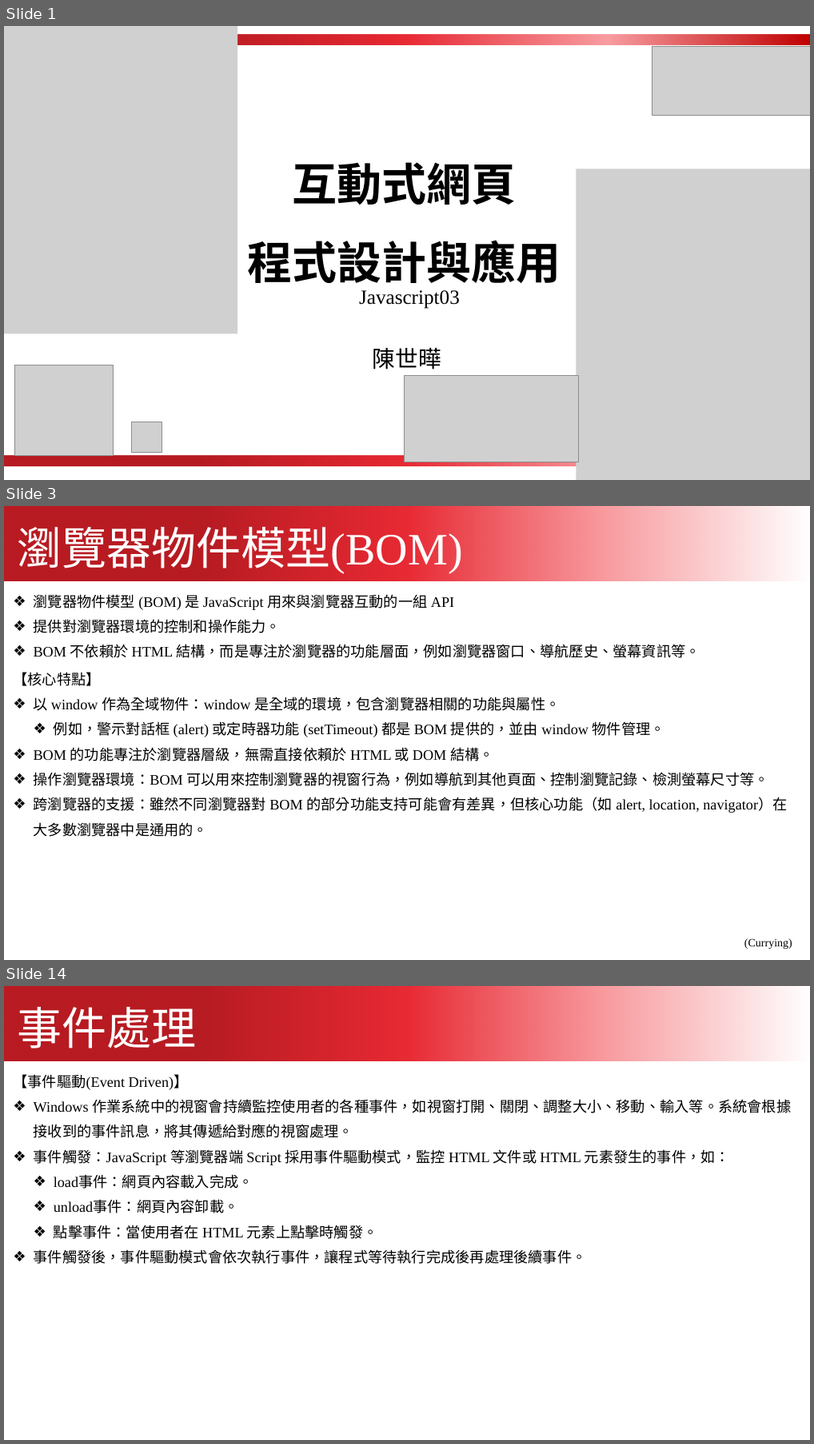
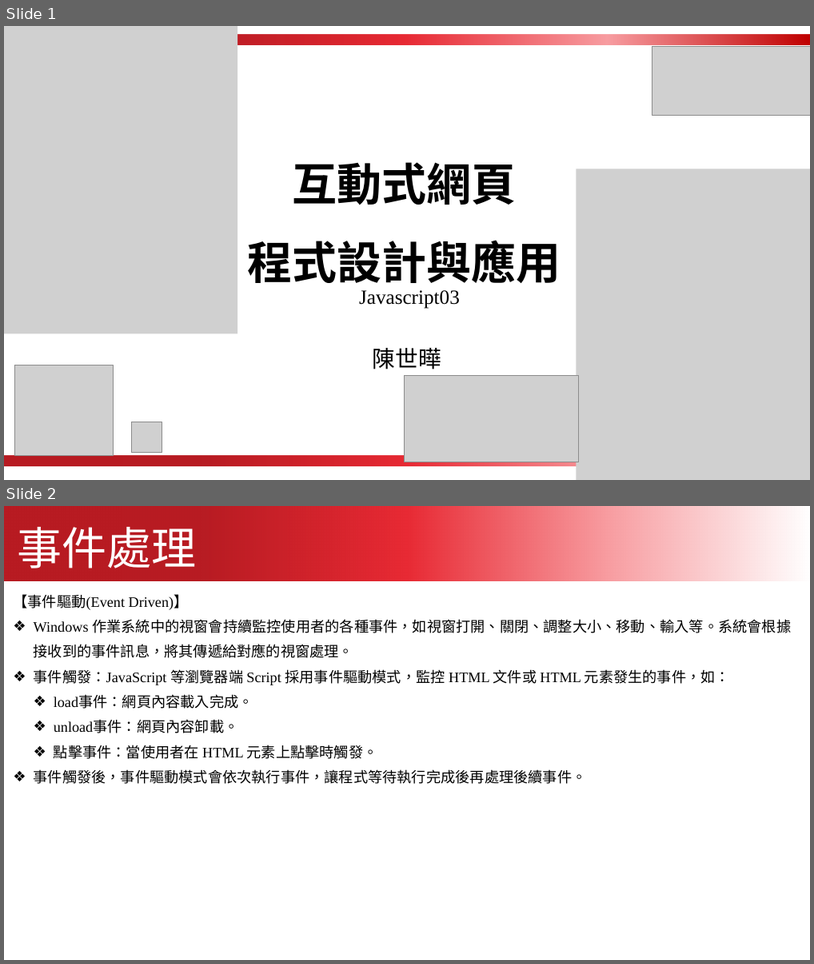
Before and after one commit to kcwc1029/blog-web, a slide deck: JavaScript/javascript_03.pptx. Shown one above the other, each under a label of ours: slides 1, 3 and 14 before the commit, slides 1 and 2 after it; the slides between them are not shown. The pictures are 814x1444 and 814x964 pixels, drawn with LibreOffice and Linux fonts; fonts in the diff are those of the drawing; grey boxes stand for pictures. Boxes give left, top, right and bottom in pixels: in the first picture for what was removed or moved away, otherwise in the second. Text is boxed around its words. In the diff, an @@ line names an element or a change of style, - is before the commit and + after.

```diff
--- a/JavaScript/javascript_03.pptx
+++ b/JavaScript/javascript_03.pptx
@@ slide 3 removed at <box>4,506,810,960</box>, background #FFFFFF @@
@@ freeform shape removed at <box>4,506,810,580</box> @@
@@ text removed at <box>18,527,463,574</box> @@
-瀏覽器物件模型(BOM)
@@ text removed at <box>34,594,700,658</box> @@
-❖ 瀏覽器物件模型 (BOM) 是 JavaScript 用來與瀏覽器互動的一組 API
-❖ 提供對瀏覽器環境的控制和操作能力。
-❖ BOM 不依賴於 HTML 結構，而是專注於瀏覽器的功能層面，例如瀏覽器窗口、導航歷史、螢幕資訊等。
@@ text removed at <box>13,672,787,836</box> @@
-【核心特點】
-❖ 以 window 作為全域物件：window 是全域的環境，包含瀏覽器相關的功能與屬性。
-  ❖ 例如，警示對話框 (alert) 或定時器功能 (setTimeout) 都是 BOM 提供的，並由 window 物件管理。
-❖ BOM 的功能專注於瀏覽器層級，無需直接依賴於 HTML 或 DOM 結構。
-❖ 操作瀏覽器環境：BOM 可以用來控制瀏覽器的視窗行為，例如導航到其他頁面、控制瀏覽記錄、檢測螢幕尺寸等。
-❖ 跨瀏覽器的支援：雖然不同瀏覽器對 BOM 的部分功能支持可能會有差異，但核心功能（如 alert, location, navigator）在大多數瀏覽器中是通用的。
@@ text removed at <box>745,938,793,948</box> @@
-(Currying)
@@ what was slide 14 is now slide 2 @@
```
Also in this commit, not shown: 18 slides added, 11 other slides removed, 6 other files.
